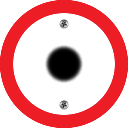
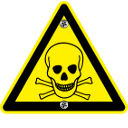
Revision of a layered w=128, h=128 image; what changed, layer by layer:
hid "dot" over <box>45,45,83,83</box>
added layer "toxic" above "triangle" over <box>35,31,94,101</box>
added layer "triangle" above "circle" over <box>0,1,128,115</box>
hid "circle" over <box>0,0,128,128</box>
